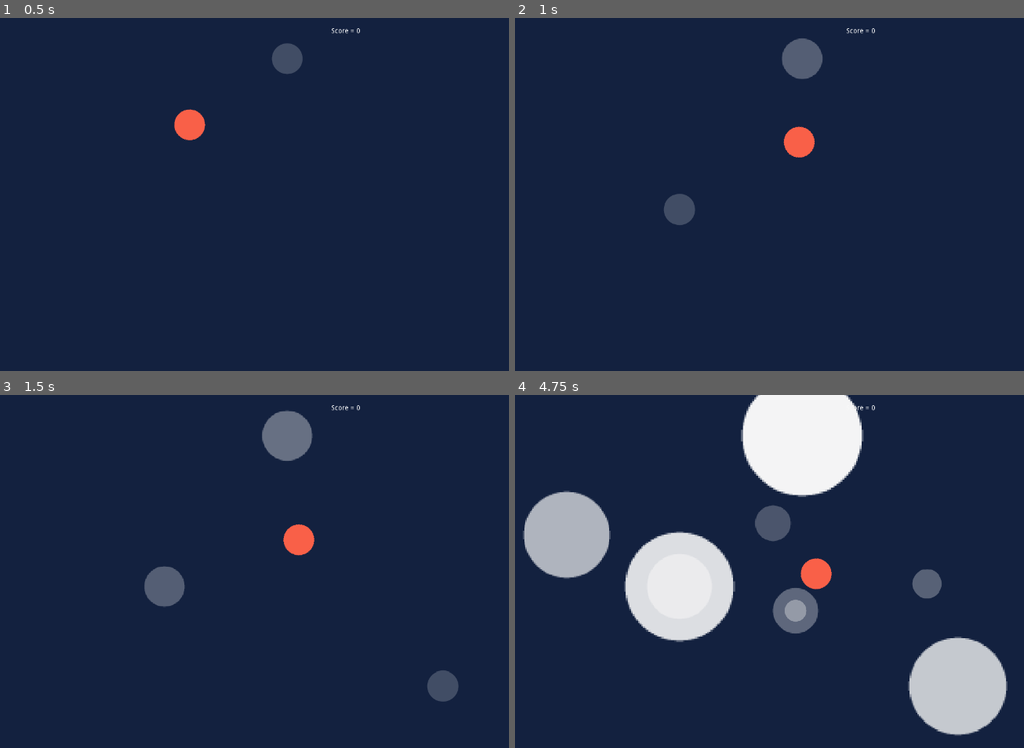
Above: before the commit, frames 1-4 (two rows, left to right).
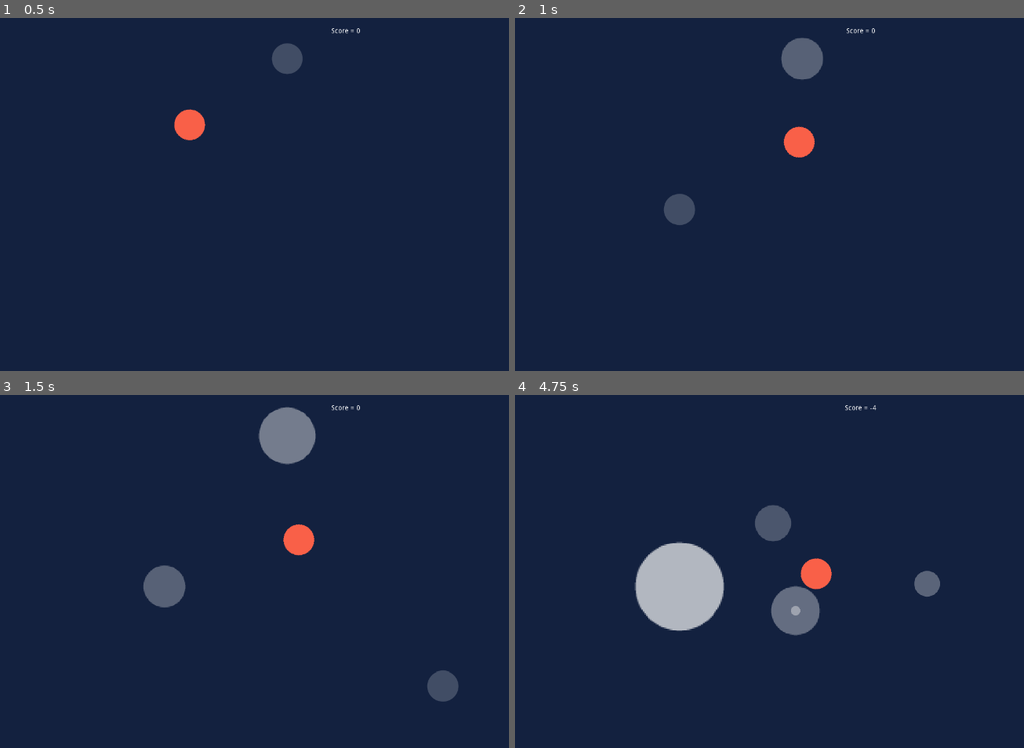
Above: after the commit, the same moments.

Repository: buildingonfire/bloodstream
Game: Godot game, scene res://scenes/World.tscn
The game is run twice, just before and just after one commit, with the same random seed, the same clock (stepped at 60 frames per second) and the same inputs.
Inputs (mouse positions are in pixels of both pictures, inside the frame that each line leads up to):
- Up to frame 1 (0.5 s): no input
- Up to frame 2 (1 s): move the mouse to (968, 176) at 0.52 s
- Up to frame 3 (1.5 s): move the mouse to (188, 589) at 1.27 s
- Up to frame 4 (4.75 s): move the mouse to (891, 493) at 2.02 s; move the mouse to (794, 642) at 2.77 s; move the mouse to (1018, 624) at 3.52 s; move the mouse to (642, 518) at 4.27 s

Frame 1 is identical in both runs. In frame 2, less than 0.1% of the frame differs, in the area x 52-61%, y 5-18%; in frame 3, 0.4%; in frame 4, 19%, in the area x 1-97%, y 0-97%.

Commit message:
add randomize to enemy spawner

Diff:
--- a/scenes/EnemySpawner.gd
+++ b/scenes/EnemySpawner.gd
@@ -3,6 +3,9 @@
 const Enemy = preload("res://scenes/enemy.tscn")
 
 onready var spawnPoints = $SpawnPoints
+
+func _ready():
+	randomize()
 
 func get_spawn_position():
 	var points = spawnPoints.get_children()
--- a/scenes/enemy.gd
+++ b/scenes/enemy.gd
@@ -22,8 +22,6 @@
 onready var collision : CollisionShape2D = $Area2D/Collision
 onready var area : Area2D = $Area2D
 onready var sprite : Sprite = $Sprite
-onready var idleTimer : Timer = $Timer
-onready var label : Label = $Label
 
 func _process(_delta):
 	check_dead()
@@ -31,7 +29,7 @@
 	match state:
 		GROWING:
 			grow(growth_factor)
-			growth_factor *= 1.001
+			growth_factor *= 1.01
 			sprite.modulate = lerp(color_a, color_b, instability)
 		SHRINKING:
 			grow(-growth_factor)
@@ -67,8 +65,8 @@
 
 func add_to_score():
 	var main = get_tree().current_scene
-	if main.is_in_group("World"):
-		main.score += 1
+	#if main.is_in_group("World"):
+	main.score += 1
 
 func reduce_score():
 	var main = get_tree().current_scene
--- a/scenes/enemy.tscn
+++ b/scenes/enemy.tscn
@@ -22,6 +22,5 @@
 [node name="Collision" type="CollisionShape2D" parent="Area2D"]
 shape = SubResource( 1 )
 
-[connection signal="healed" from="." to="." method="_on_growth_body_healed"]
 [connection signal="body_entered" from="Area2D" to="." method="_on_Area2D_body_entered"]
 [connection signal="body_exited" from="Area2D" to="." method="_on_Area2D_body_exited"]
